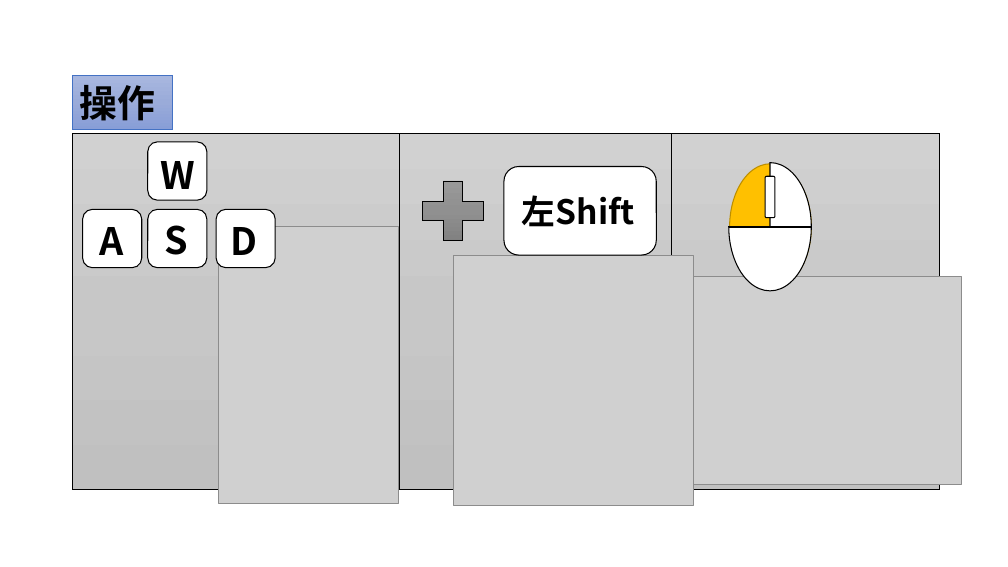
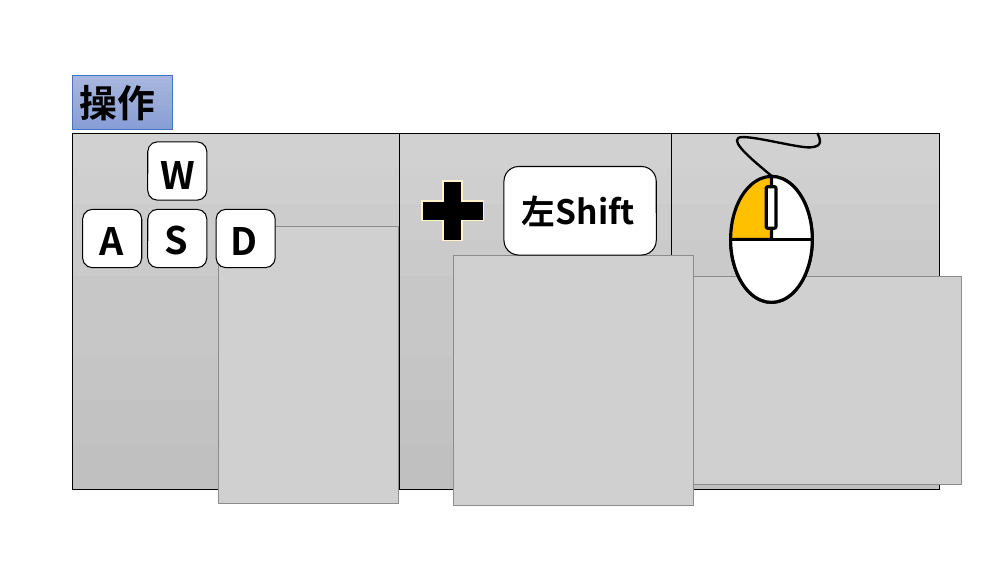
Before and after one commit to Sokuri2217/kozin2, a slide deck: slide 5 of 個人制作/ゲームコンテスト提出 _企画書.pptx (slide 4 before the commit). Drawn at 1008x567 pixels with LibreOffice and Linux fonts; fonts in the diff are those of the drawing; grey boxes stand for pictures; background and template pictures are left out. Boxes give left, top, right and bottom in pixels: in the first picture for what was removed or moved away, otherwise in the second. Text is boxed around its words. In the diff, an @@ line names an element or a change of style, - is before the commit and + after.

```diff
--- a/個人制作/ゲームコンテスト提出 _企画書.pptx
+++ b/個人制作/ゲームコンテスト提出 _企画書.pptx
@@ freeform shape added at <box>737,133,820,176</box>, outline #000000 2.25 pt @@
@@ plus sign at <box>411,170,495,252</box>: fill gradient #9D9D9D to #909090 to #7C7C7C to #000000; outline #000000 0.5 pt to #FFF2CC 1.5 pt @@
@@ ellipse: place and size @@
-ellipse at <box>730,164,811,290</box>
+ellipse at <box>730,176,812,302</box>
@@ pie slice (boxed as its full ellipse) at <box>730,176,812,302</box>: outline #000000 1 pt to #000000 3 pt @@
@@ ellipse at <box>730,176,812,302</box>: outline #BD8E00 1 pt to #000000 3 pt @@
@@ pie slice (boxed as its full ellipse): place and size @@
-pie slice (boxed as its full ellipse) at <box>729,163,811,291</box>
+pie slice (boxed as its full ellipse) at <box>730,176,812,302</box>
@@ rounded rectangle: place and size @@
-rounded rectangle at <box>765,176,775,218</box>
+rounded rectangle at <box>767,187,777,228</box>
@@ rounded rectangle at <box>767,187,777,228</box>: outline #000000 1 pt to #000000 3 pt @@
@@ line moved from (729, 227) - (811, 227) to (730, 240) - (812, 240) @@
@@ line (730, 240) - (812, 240): stroke #000000 1.5 pt to #000000 3 pt @@
```
Also in this commit, not shown: 2 other slides changed, 1 slide added, 1 other file.
